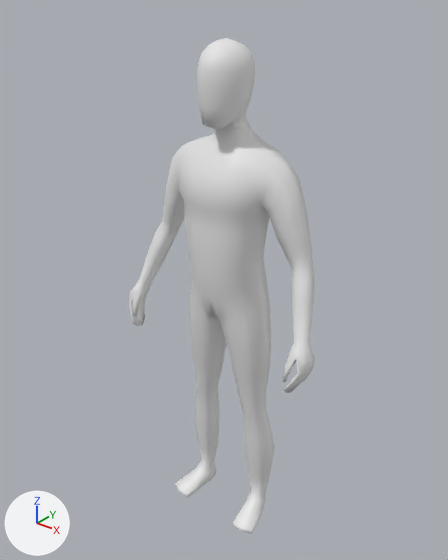
Before and after pictures for a commit that changed the FBX model Assets/Characters/Player.fbx.
Rendered twice from a 50 mm lens placed at (1.201, -1.517, 1.934), pointed at (-0.033, 0.026, 0.977). Arrows for +X, +Y and +Z are at lower left; the lights stay in place.
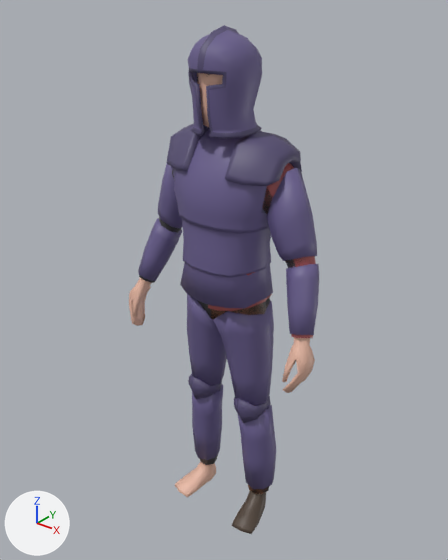
The change, as a list of edits to the scene's bpy script:
```text
Change me_cube_001:
    where me_cube_001.from_pydata(...)  # 696 vertices, 694 faces; spans x -0.39..0.39, y -0.14..0.13, z 0.0..1.78
    remove me_cube_001.materials.append(mat_material)  # white #e7e7e7
    add me_cube_001.materials.append(mat_skin)  # beige #e7b8a3
Add ob_platebody:
    ob_platebody = bpy.data.objects.new('Platebody', me_cube_005)  # 674 vertices, 610 faces; spans x -0.377..0.377, y -0.145..0.148, z -0.32..0.295; in mat_metal (blue #6b6090), mat_metal_dark (dark purple #564d73), mat_underclothes (black #414141), mat_black (black #1b1b1b)
    ob_platebody.location = (0.0, 0.01, 1.223)
Add ob_shoes:
    ob_shoes = bpy.data.objects.new('Shoes', me_cube_010)  # 49 vertices, 44 faces; spans x 0.097..0.204, y -0.116..0.079, z 0.002..0.091; in mat_shoe (brown #53453a)
    ob_shoes.location = (0.0, 0.0, -0.003)
Add ob_helmet:
    ob_helmet = bpy.data.objects.new('Helmet', me_cube_012)  # 392 vertices, 390 faces; spans x -0.106..0.106, y -0.127..0.12, z -0.156..0.149; in mat_metal (blue #6b6090), mat_metal_dark (dark purple #564d73)
    ob_helmet.location = (0.0, -0.006, 1.665)
Add ob_pants:
    ob_pants = bpy.data.objects.new('Pants', me_cube_008)  # 118 vertices, 106 faces; spans x 0.0..0.192, y -0.101..0.115, z 0.101..1.002; in mat_pants (brown #8f6249)
    ob_pants.location = (0.0, 0.0, -0.003)
Add ob_platelegs:
    ob_platelegs = bpy.data.objects.new('Platelegs', me_cube_006)  # 472 vertices, 386 faces; spans x -0.195..0.195, y -0.119..0.097, z -0.506..0.396; in mat_metal (blue #6b6090), mat_metal_dark (dark purple #564d73), mat_underclothes (black #414141), mat_black (black #1b1b1b)
    ob_platelegs.location = (0.0, 0.018, 0.604)
Add ob_shirt:
    ob_shirt = bpy.data.objects.new('Shirt', me_cube_009)  # 134 vertices, 116 faces; spans x 0.0..0.376, y -0.121..0.129, z 0.906..1.511; in mat_shirt (brown #aa5456)
    ob_shirt.location = (0.0, 0.0, -0.003)
Add ob_hair:
    ob_hair = bpy.data.objects.new('Hair', me_cube_011)  # 66 vertices, 56 faces; spans x -0.089..0.085, y -0.103..0.096, z 1.605..1.786; in mat_hair (black #2b261e)
    ob_hair.location = (0.0, 0.0, -0.003)
```

Changed parts and their boxes (x1, y1, x2, y2) in the pictures (448 x 560 px):
'Cube', recoloured (white to beige)
    both: (129, 38, 315, 534)
'Platebody', added (blue)
    after: (138, 123, 319, 335)
    faces in mat_metal (blue #6b6090): (138, 129, 319, 335)
    faces in mat_metal_dark (dark blue #564d74): (166, 123, 302, 213)
    faces in mat_underclothes (black #414141): (139, 170, 305, 283)
'Platelegs', added (blue)
    after: (187, 293, 276, 494)
    faces in mat_metal (blue #6b6090): (187, 293, 276, 489)
    faces in mat_metal_dark (dark blue #564d74): (188, 374, 271, 423)
    faces in mat_underclothes (black #414141): (197, 297, 270, 494)
'Helmet', added (blue)
    after: (188, 25, 262, 139)
    faces in mat_metal (blue #6b6090): (188, 30, 262, 133)
    faces in mat_metal_dark (dark blue #564d74): (189, 25, 262, 139)
'Shoes', added
    after: (232, 491, 266, 534)
'Shirt', added (brown)
    after: (208, 163, 316, 338)
'Pants', added
    after: (210, 303, 269, 494)
